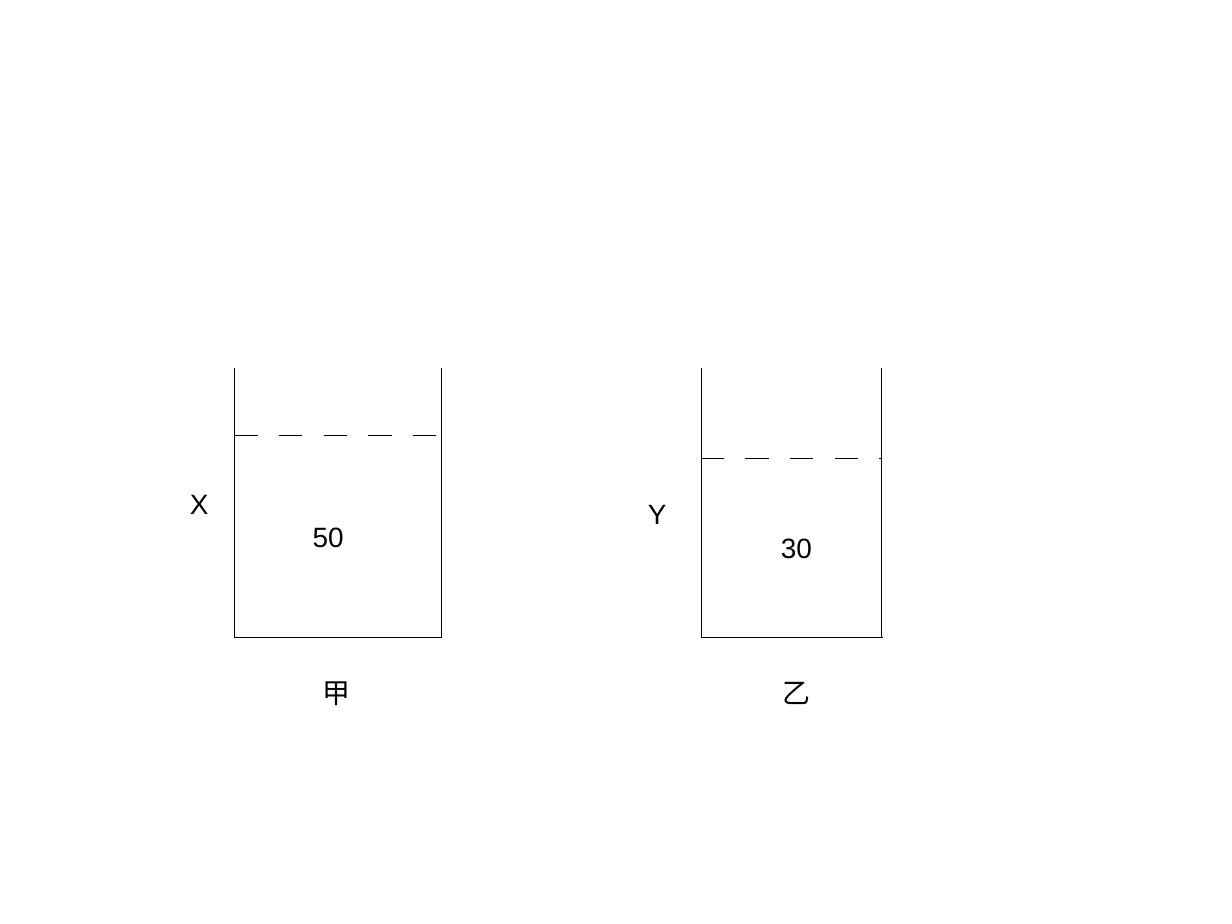
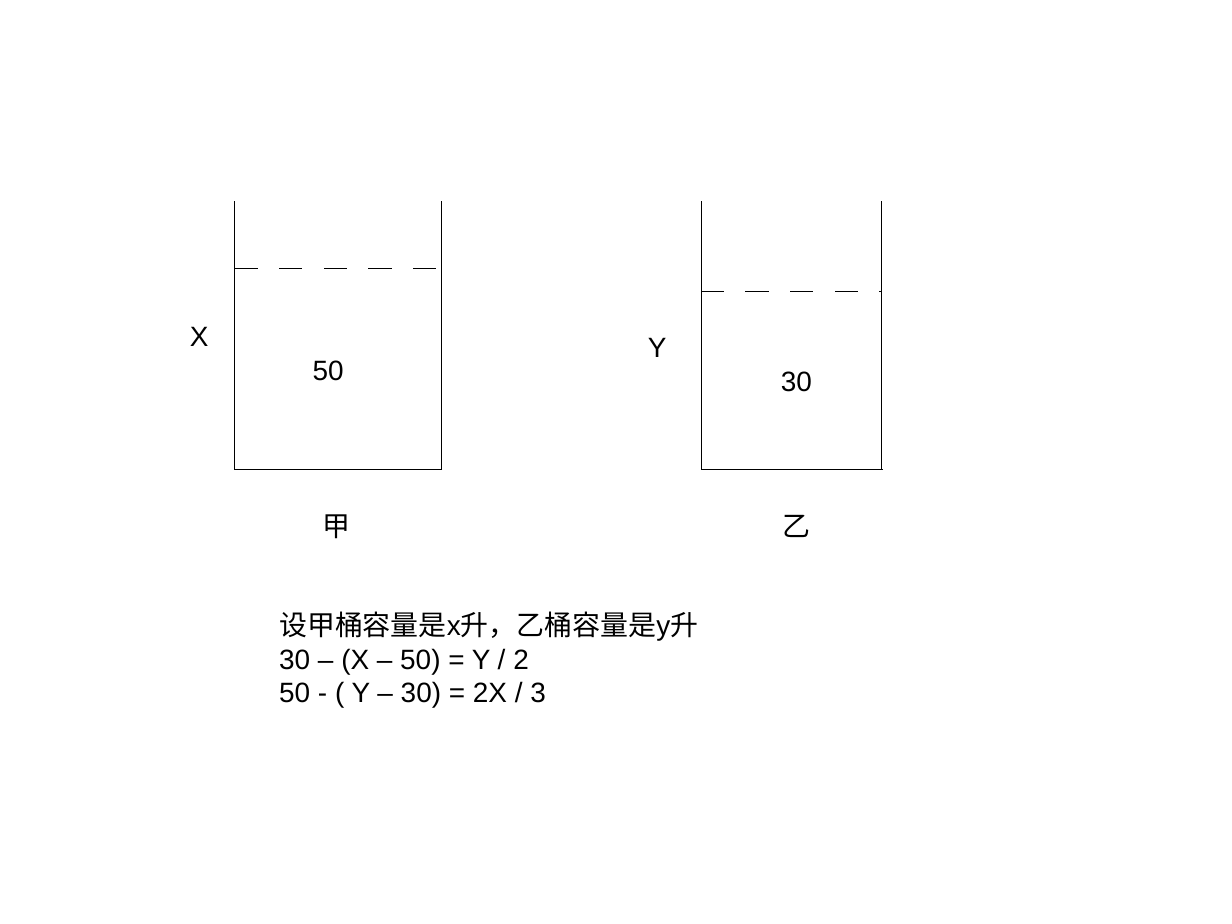
Before and after one commit to ericzhang/english-math, a slide deck: slide 2 of 2025-03-23/formula.odp. Drawn at 1232x924 pixels with LibreOffice and Linux fonts; fonts in the diff are those of the drawing. Boxes give left, top, right and bottom in pixels: in the first picture for what was removed or moved away, otherwise in the second. Text is boxed around its words. In the diff, an @@ line names an element or a change of style, - is before the commit and + after.

```diff
--- a/2025-03-23/formula.odp
+++ b/2025-03-23/formula.odp
@@ 4 lines, 3 texts: place and size @@
-4 lines, 3 texts at (190, 369, 882, 706)
+4 lines, 3 texts at (190, 201, 882, 539)
@@ line moved from (235, 637) - (442, 637) to (235, 268) - (442, 268) @@
@@ line moved from (701, 637) - (883, 637) to (701, 291) - (882, 291) @@
@@ 3 texts: place and size @@
-3 texts at (313, 504, 812, 559)
+3 texts at (313, 337, 812, 392)
@@ line moved from (235, 436) - (442, 436) to (235, 470) - (442, 470) @@
@@ line moved from (701, 458) - (882, 458) to (701, 470) - (883, 470) @@
@@ text added at (279, 611, 698, 708), 18 pt, text #000000 @@
+设甲桶容量是x升，乙桶容量是y升
+30 – (X – 50) = Y / 2
+50 - ( Y – 30) = 2X / 3
```
Also in this commit, not shown: 1 other slide changed, 1 slide added, 7 other files.
